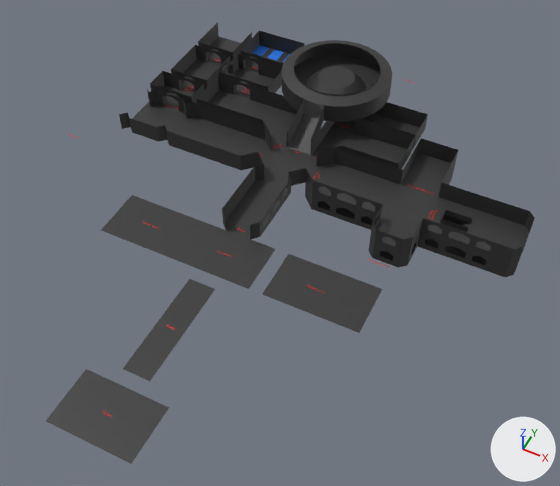
One commit to the Blender file Assets/Models/ShaderCastle.blend: the scene before it, then after it.
Rendered twice from a 50 mm lens placed at (38.7, -28.1, 81.7), pointed at (5.0, 39.3, -2.5). Lighting does not change. The marker at lower right points along +X, +Y and +Z. The older version comes first.

Names of what the first picture shows: 'Floor +0 -col', 'Floor +1 -col', 'Floor -1 -col', 'Water 1', 'Water 2'.
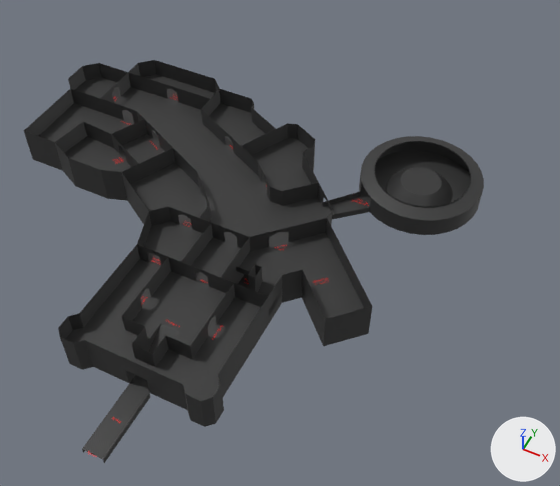
Where the change shows, as pixel boxes (x1, y1, x2, y2) in the pictures (560 x 486 px; the box of a moved part takes in the faces that stretch with it):
```json
{"object": "Floor 0 -col", "change": "added", "after": [24, 60, 484, 414]}
{"object": "Floor +0 -col", "change": "deleted", "before": [46, 22, 535, 464]}
{"object": "Floor -1 -col", "change": "reshaped", "before": [305, 166, 528, 277], "after": [28, 145, 370, 463]}
{"object": "Floor +1 -col", "change": "deleted", "before": [282, 40, 392, 122]}
{"object": "Water 2", "change": "deleted", "before": [267, 50, 284, 60]}
{"object": "Water 1", "change": "deleted", "before": [253, 45, 269, 56]}
{"part": 1, "of": "me_plane_010", "change": "moved or reshaped", "before": [305, 166, 528, 277], "after": [28, 145, 370, 463]}
```

Scene script edits in JSON lines:
```json
{"block": "me_plane_010", "where": "# used by ob_floor__1__col; location = (0.0, 0.0, -3.0)"}
{"op": "remove", "block": "me_plane_010", "code": "me_plane_010.from_pydata(...)  # 170 vertices, 112 faces; spans x 4.0..37.0, y 43.0..64.0, z 0.0..3.0"}
{"op": "add", "block": "me_plane_010", "code": "me_plane_010.from_pydata(...)  # 223 vertices, 164 faces; spans x -41.0..22.5, y 0.0..63.0, z -1.0..3.0"}
{"block": "me_plane_010", "change": "me_plane_010 part 1: 170 vertices removed from x 4.0..37.0, y 43.0..64.0, z 0.0..3.0; 223 vertices added at x -41.0..22.5, y 0.0..63.0, z -1.0..3.0"}
{"block": "me_plane_010", "change": "me_plane_010 part 2: the surface is now shaded flat"}
{"op": "add", "block": "me_plane_011_1", "code": ["me_plane_011_1 = bpy.data.meshes.new('Plane.011')", "me_plane_011_1.from_pydata(...)  # 700 vertices, 558 faces, 4 loose edges; spans x -41.0..29.0, y 9.0..65.0, z 0.0..3.8", "me_plane_011_1.materials.append(mat_333333)  # dark grey #333333"]}
{"op": "remove", "block": "ob_floor__0__col", "code": ["ob_floor__0__col = bpy.data.objects.new('Floor +0 -col', me_plane_004)", "ob_floor__0__col.location = (0.0, 0.0, 0.0)"]}
{"op": "remove", "block": "ob_floor__1__col_1", "code": ["ob_floor__1__col_1 = bpy.data.objects.new('Floor +1 -col', me_plane_011)", "ob_floor__1__col_1.location = (0.0, 0.0, 0.0)"]}
{"op": "remove", "block": "ob_water_1", "code": ["ob_water_1 = bpy.data.objects.new('Water 1', me_plane_012)", "ob_water_1.location = (0.0, 0.0, -0.1)"]}
{"op": "remove", "block": "ob_water_2", "code": ["ob_water_2 = bpy.data.objects.new('Water 2', me_plane_013)", "ob_water_2.location = (3.0, 0.0, -0.1)"]}
{"op": "add", "block": "ob_floor_0__col", "code": ["ob_floor_0__col = bpy.data.objects.new('Floor 0 -col', me_plane_011_1)", "ob_floor_0__col.location = (0.0, 0.0, 0.0)"]}
```
